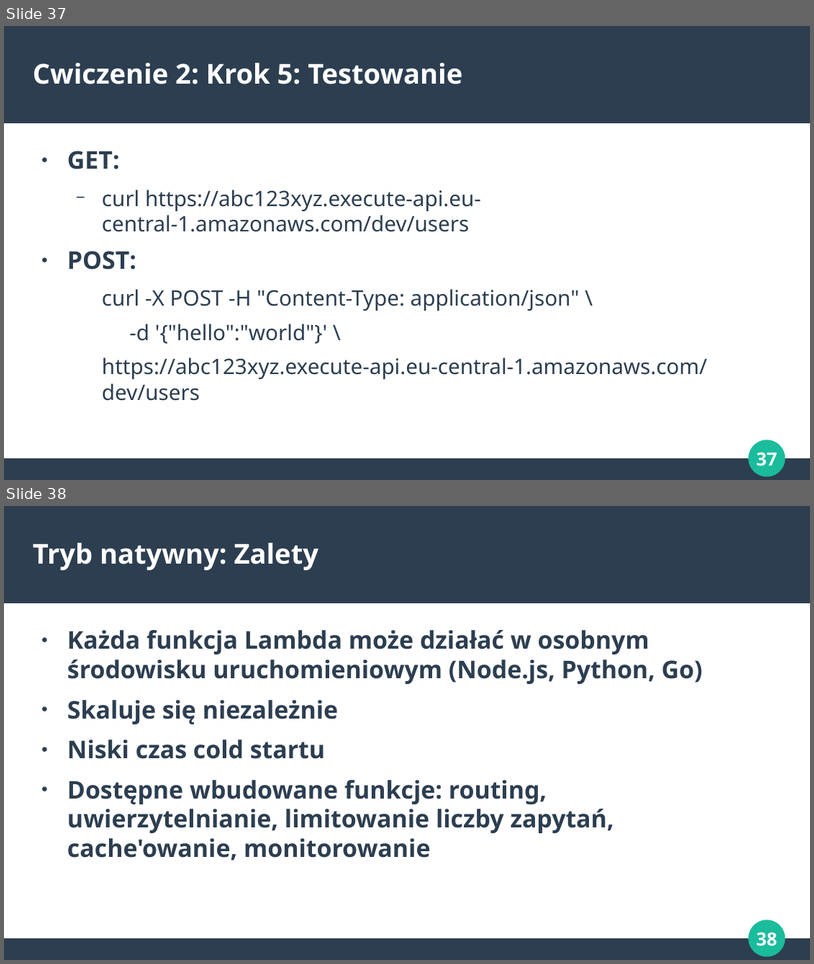
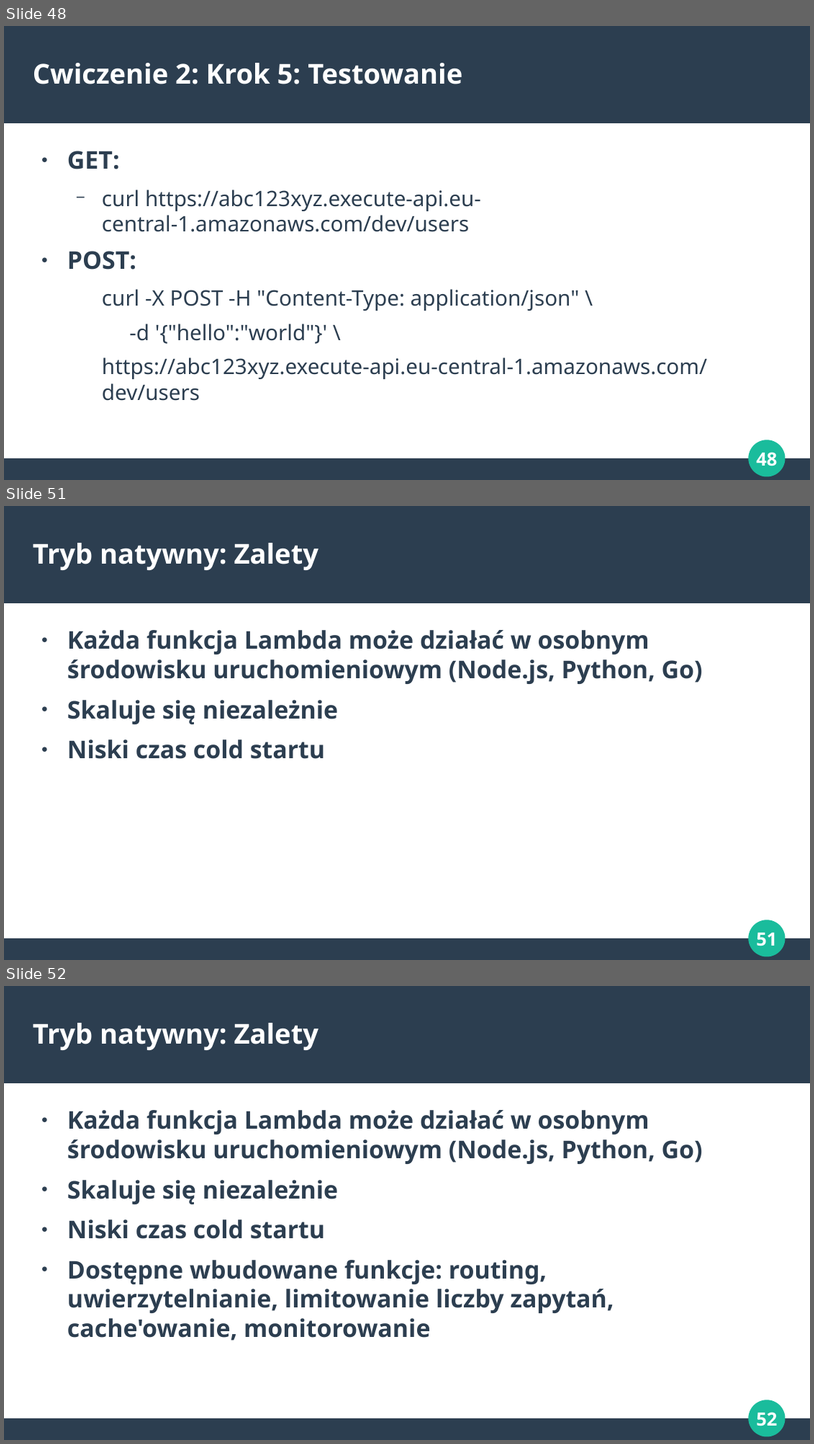
Before and after one commit to makspiechota/aws-apigateway-training-pl, a slide deck: presentation.odp. Shown one above the other, each under a label of ours: slides 37 and 38 before the commit, slides 48, 51 and 52 after it; the slides between them are not shown. The pictures are 814x964 and 814x1444 pixels, drawn with LibreOffice and Linux fonts; fonts in the diff are those of the drawing. Boxes give left, top, right and bottom in pixels: in the first picture for what was removed or moved away, otherwise in the second. Text is boxed around its words. In the diff, an @@ line names an element or a change of style, - is before the commit and + after.

```diff
--- a/presentation.odp
+++ b/presentation.odp
@@ slide 51 added at (x1=4, y1=506, x2=810, y2=960), background #FFFFFF; not listed: 4 template elements that a slide beside it also shows @@
@@ title added at (x1=33, y1=543, x2=319, y2=570), 27 pt, text #FFFFFF, bold @@
+Tryb natywny: Zalety
@@ text added at (x1=67, y1=630, x2=703, y2=759), 24 pt, text #2C3E50, bold @@
+● Każda funkcja Lambda może działać w osobnym środowisku uruchomieniowym (Node.js, Python, Go)
+● Skaluje się niezależnie
+● Niski czas cold startu
@@ what was slide 37 is now slide 48 @@
@@ page number at (x1=756, y1=452, x2=777, y2=466): text changed @@
-37
+48
@@ what was slide 38 is now slide 52 @@
@@ page number at (x1=756, y1=1412, x2=777, y2=1426): text changed @@
-38
+52
```
Also in this commit, not shown: 3 slides changed, 31 other slides added.
